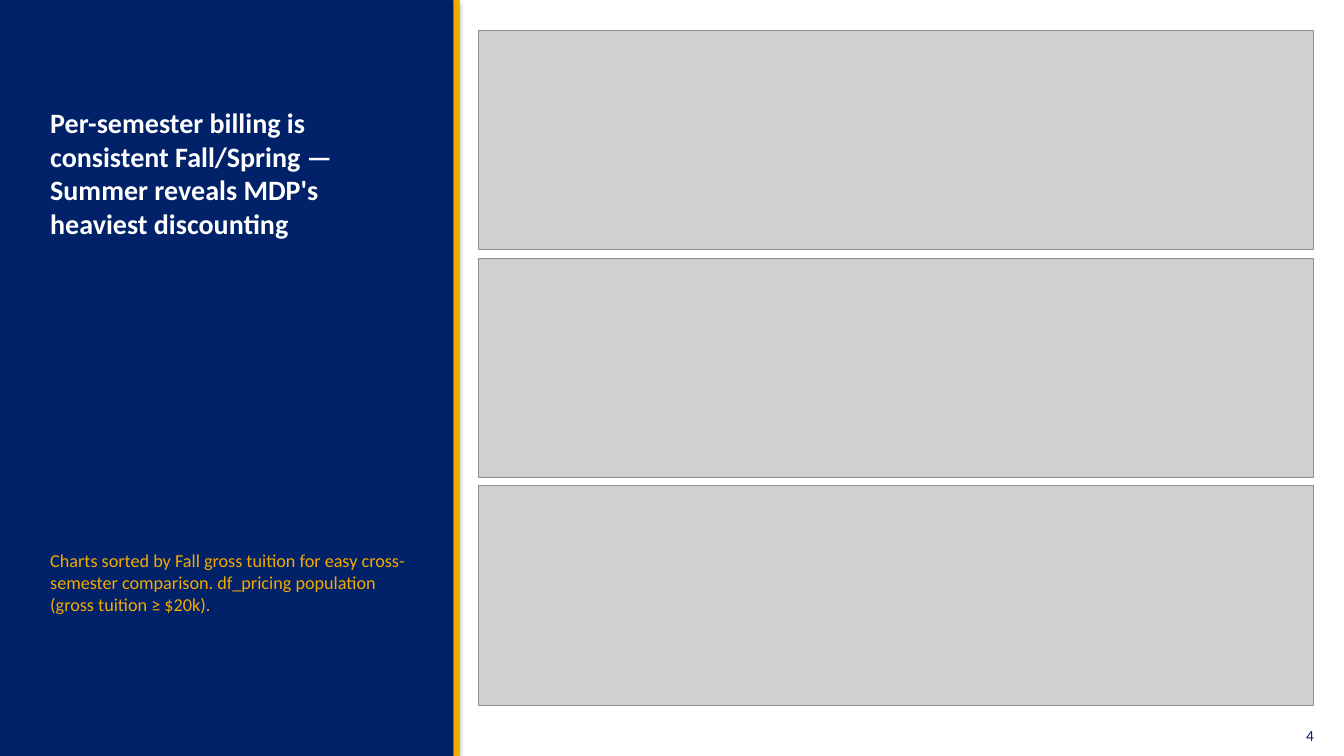
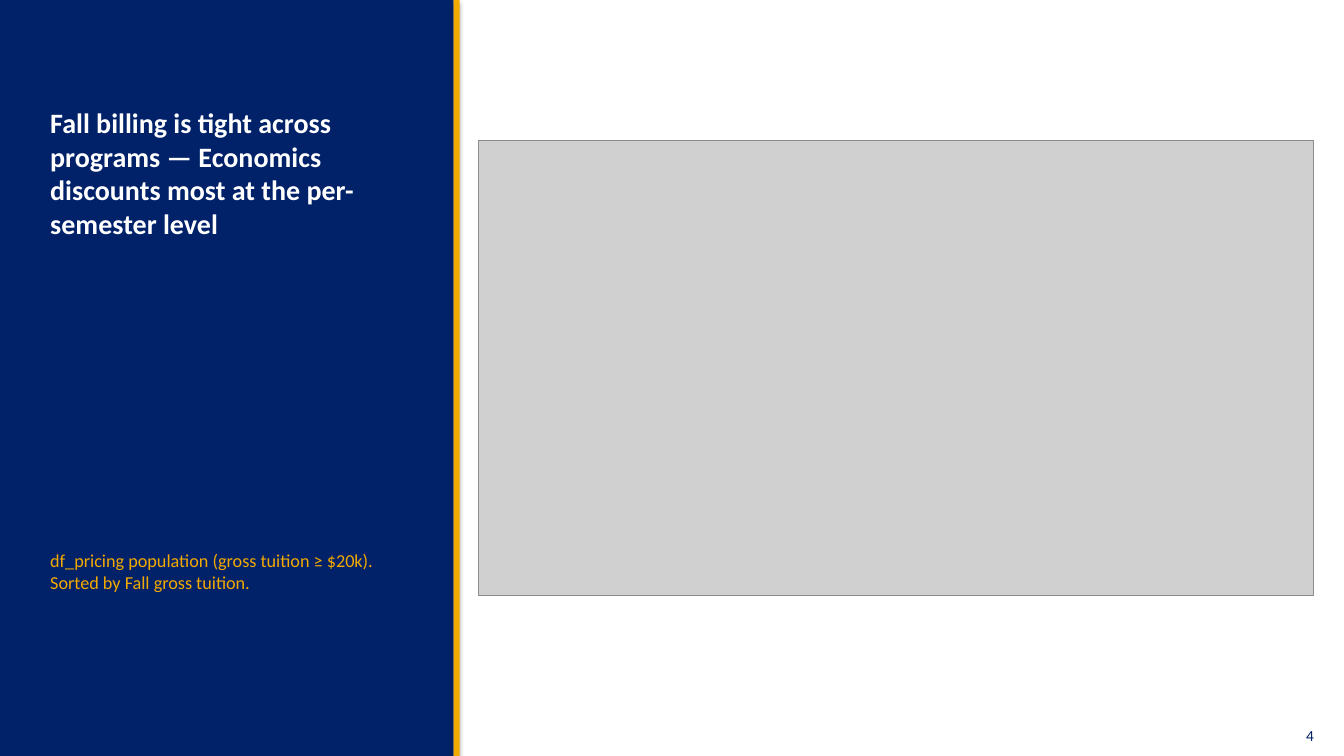
Before and after one commit to rjhunj2/grad-school-pricing, a slide deck: slide 4 of deliverables/emory_grad_pricing_v2.pptx. Drawn at 1344x756 pixels with LibreOffice and Linux fonts; fonts in the diff are those of the drawing; grey boxes stand for pictures. Boxes give left, top, right and bottom in pixels: in the first picture for what was removed or moved away, otherwise in the second. Text is boxed around its words. In the diff, an @@ line names an element or a change of style, - is before the commit and + after.

```diff
--- a/deliverables/emory_grad_pricing_v2.pptx
+++ b/deliverables/emory_grad_pricing_v2.pptx
@@ text at (50,113,354,235): text changed @@
-Per-semester billing is consistent Fall/Spring — Summer reveals MDP's heaviest discounting
+Fall billing is tight across programs — Economics discounts most at the per-semester level
@@ picture: place and size @@
-picture at (479,30,1314,250)
+picture at (479,140,1314,596)
@@ picture removed at (479,258,1314,478) @@
@@ picture removed at (479,486,1314,706) @@
@@ text at (50,554,373,592): text changed @@
-Charts sorted by Fall gross tuition for easy cross-semester comparison. df_pricing population (gross tuition ≥ $20k).
+df_pricing population (gross tuition ≥ $20k). Sorted by Fall gross tuition.
```
Also in this commit, not shown: 4 other slides changed, 2 slides added, 3 other files.
